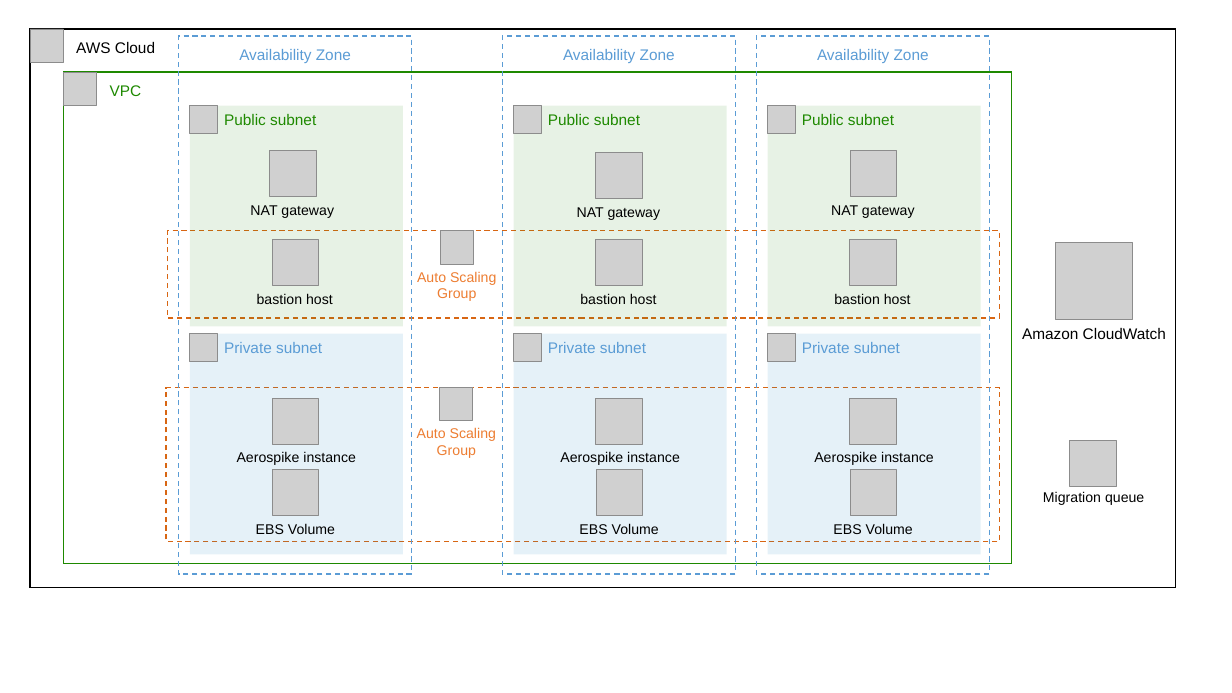
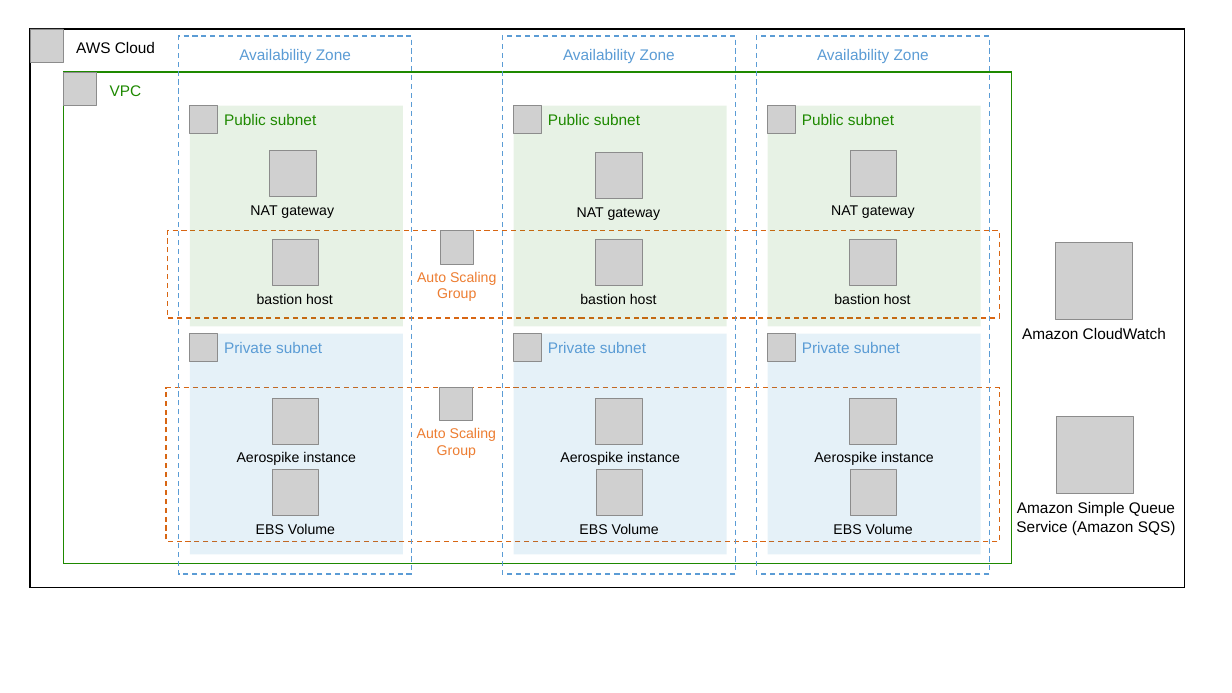
Before and after one commit to aws-quickstart/quickstart-aerospike, a slide deck: slide 1 of docs/images/architecture_diagram.pptx. Drawn at 1232x693 pixels with LibreOffice and Linux fonts; fonts in the diff are those of the drawing; grey boxes stand for pictures. Boxes give left, top, right and bottom in pixels: in the first picture for what was removed or moved away, otherwise in the second. Text is boxed around its words. In the diff, an @@ line names an element or a change of style, - is before the commit and + after.

```diff
--- a/docs/images/architecture_diagram.pptx
+++ b/docs/images/architecture_diagram.pptx
@@ rectangle "AWS Cloud": place and size @@
-rectangle "AWS Cloud" at [30, 29, 1176, 587]
+rectangle "AWS Cloud" at [30, 29, 1185, 587]
@@ picture added at [1057, 417, 1134, 494] @@
@@ picture removed at [1070, 440, 1116, 486] @@
@@ text added at [1016, 502, 1176, 535], 12 pt, text #000000 @@
+Amazon Simple Queue Service (Amazon SQS)
@@ text removed at [1043, 491, 1144, 505] @@
-Migration queue
```
Also in this commit, not shown: 5 other files.
